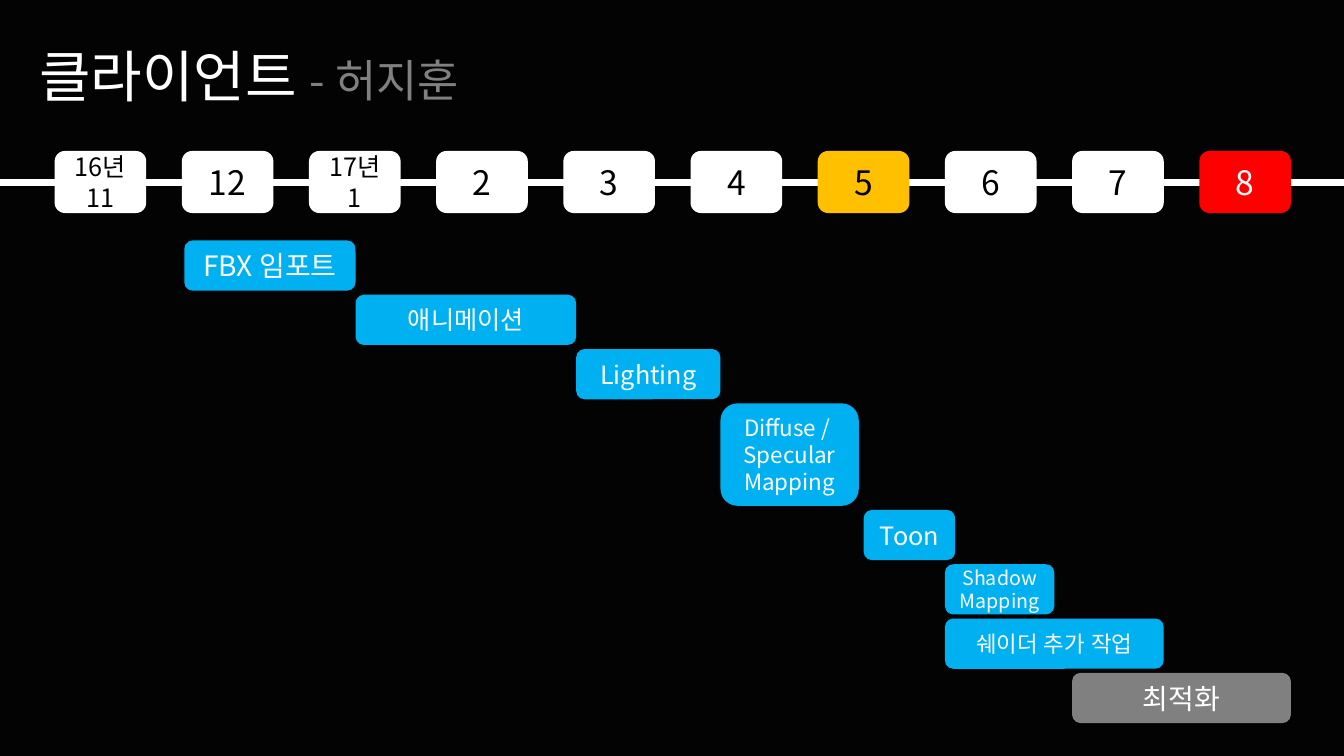
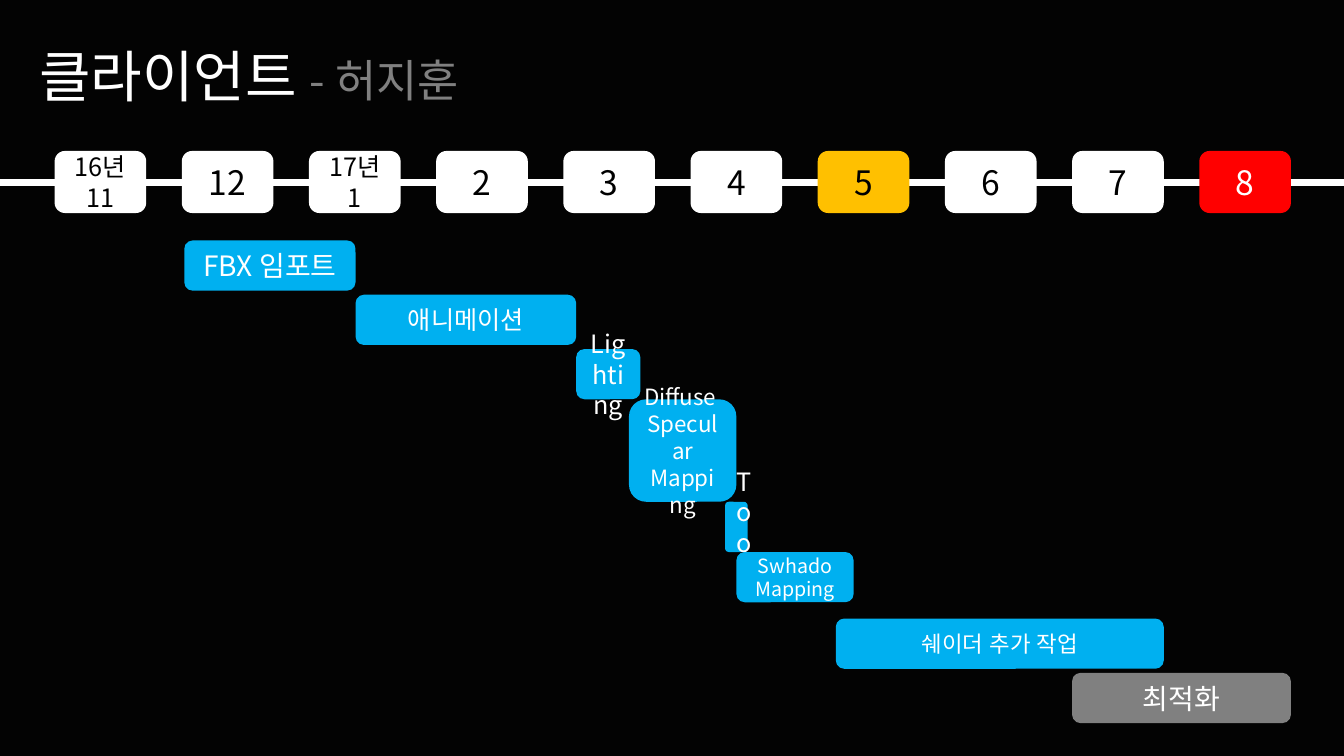
Before and after one commit to korleinster/gamebusdriver, a slide deck: slide 22 of documents/노루막이_김형준_신창섭_홍승필_허지훈.pptx. Drawn at 1344x756 pixels with LibreOffice and Linux fonts; fonts in the diff are those of the drawing; background and template pictures are left out. Boxes give left, top, right and bottom in pixels: in the first picture for what was removed or moved away, otherwise in the second. Text is boxed around its words. In the diff, an @@ line names an element or a change of style, - is before the commit and + after.

```diff
--- a/documents/노루막이_김형준_신창섭_홍승필_허지훈.pptx
+++ b/documents/노루막이_김형준_신창섭_홍승필_허지훈.pptx
@@ rounded rectangle "Lighting": place and size @@
-rounded rectangle "Lighting" at bbox=[577, 349, 721, 399]
+rounded rectangle "Lighting" at bbox=[577, 349, 641, 399]
@@ rounded rectangle "Diffuse": place and size @@
-rounded rectangle "Diffuse" at bbox=[721, 403, 859, 506]
+rounded rectangle "Diffuse" at bbox=[629, 399, 737, 502]
@@ text in rounded rectangle at bbox=[644, 383, 716, 411]: text changed @@
-Diffuse /
+Diffuse
@@ rounded rectangle "Toon": place and size @@
-rounded rectangle "Toon" at bbox=[864, 510, 956, 561]
+rounded rectangle "Toon" at bbox=[725, 502, 747, 553]
@@ rounded rectangle "Swhado": place and size @@
-rounded rectangle "Swhado" at bbox=[945, 565, 1055, 615]
+rounded rectangle "Swhado" at bbox=[737, 553, 854, 603]
@@ text in rounded rectangle at bbox=[758, 557, 832, 574]: text changed @@
-Shadow
+Swhado
@@ rounded rectangle "쉐이더 추가 작업": place and size @@
-rounded rectangle "쉐이더 추가 작업" at bbox=[945, 619, 1164, 669]
+rounded rectangle "쉐이더 추가 작업" at bbox=[836, 619, 1164, 669]
```
Also in this commit, not shown: 1 other slide changed, 2 other files.
